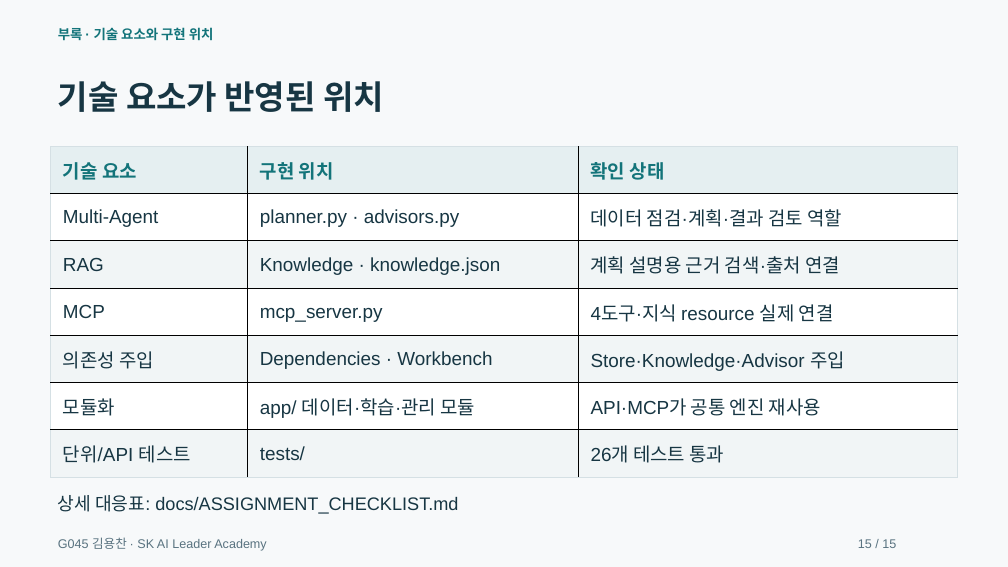
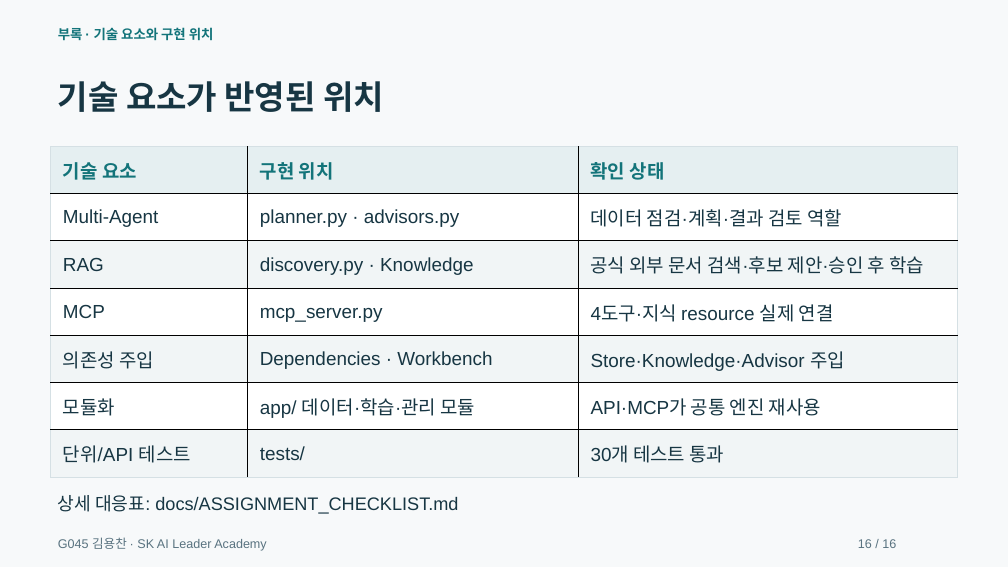
Before and after one commit to dragonchan95/Semiconductor-AI-Agent, a slide deck: slide 16 of docs/G045_Semiconductor_Agent.pptx (slide 15 before the commit). Drawn at 1008x567 pixels with LibreOffice and Linux fonts; fonts in the diff are those of the drawing. Boxes give left, top, right and bottom in pixels: in the first picture for what was removed or moved away, otherwise in the second. Text is boxed around its words. In the diff, an @@ line names an element or a change of style, - is before the commit and + after.

Commit message:
Add live model-discovery RAG and simplify the presentation workflow

```diff
--- a/docs/G045_Semiconductor_Agent.pptx
+++ b/docs/G045_Semiconductor_Agent.pptx
@@ table at bbox=[51, 147, 958, 478] @@
-row 3, column 2: Knowledge · knowledge.json
+row 3, column 2: discovery.py · Knowledge
-row 3, column 3: 계획 설명용 근거 검색·출처 연결
+row 3, column 3: 공식 외부 문서 검색·후보 제안·승인 후 학습
-row 7, column 3: 26개 테스트 통과
+row 7, column 3: 30개 테스트 통과
```
Also in this commit, not shown: 13 other slides changed, 2 slides added, 1 slide removed, 29 other files.
